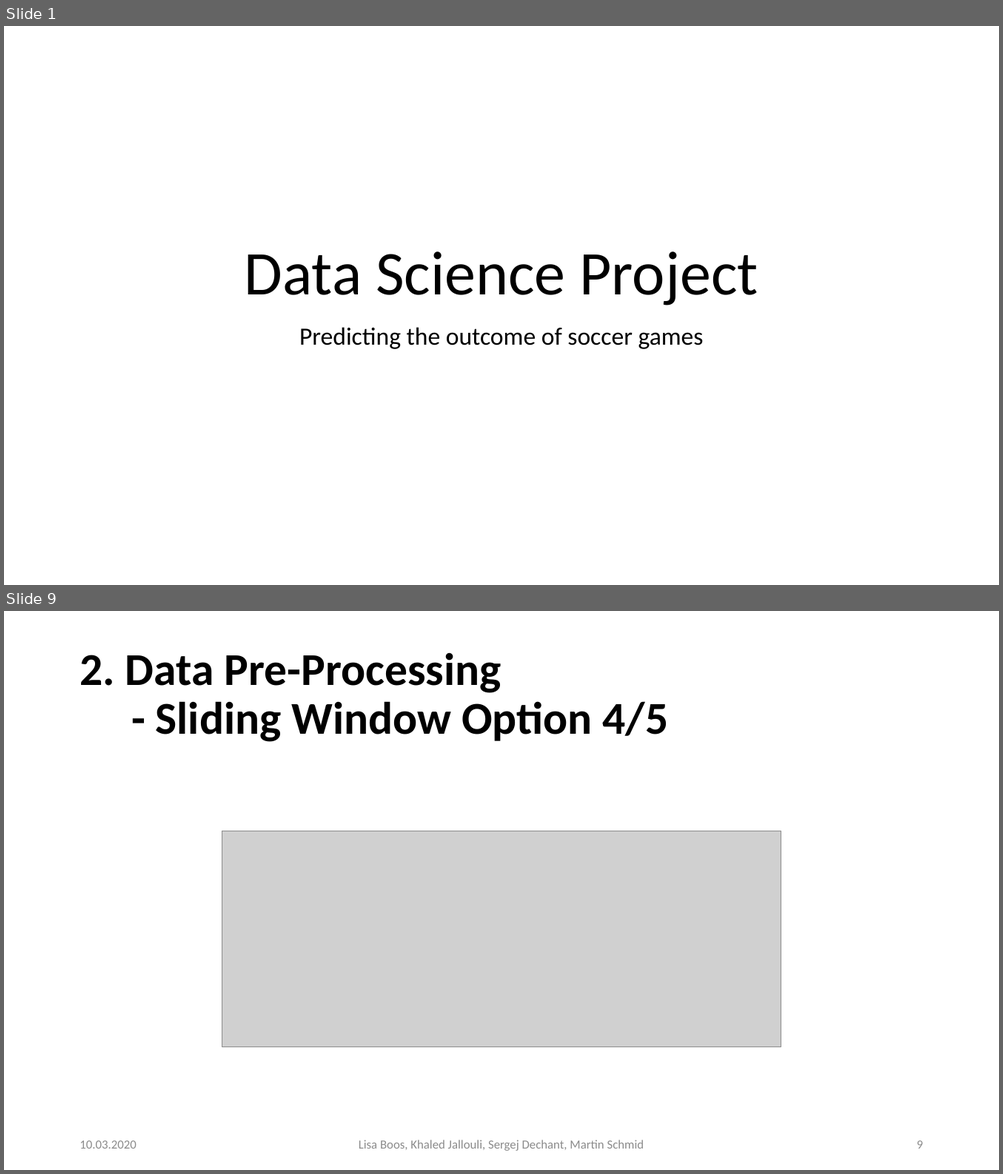
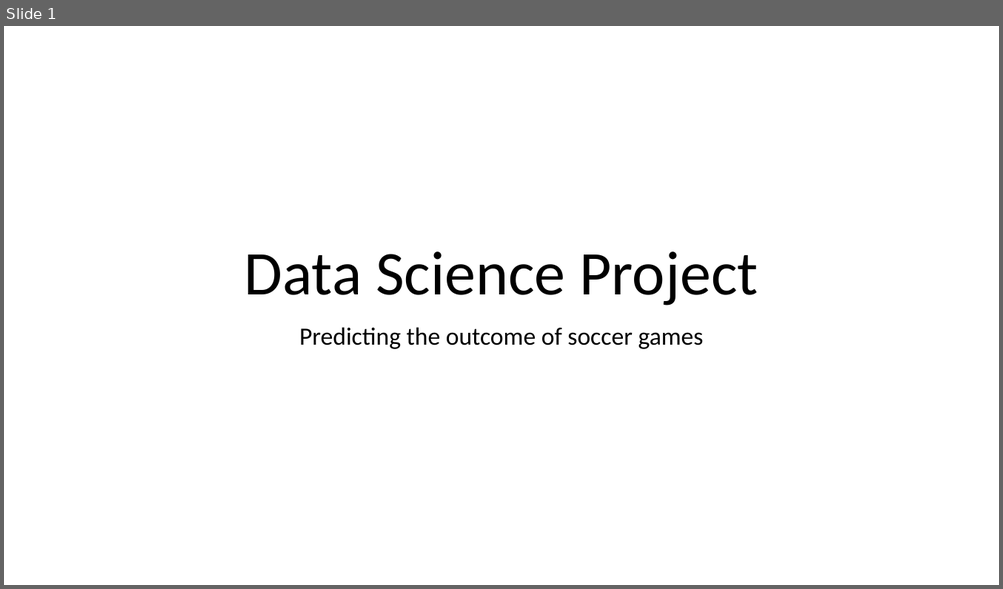
Before and after one commit to Khaledjallouli/project, a slide deck: presentationForFutureStudents/presentationFutureStudents.pptx. Shown one above the other, each under a label of ours: slides 1 and 9 before the commit, slide 1 after it; the slides between them are not shown. The pictures are 1003x1174 and 1003x589 pixels, drawn with LibreOffice and Linux fonts; fonts in the diff are those of the drawing; grey boxes stand for pictures; background and template pictures are left out. Boxes give left, top, right and bottom in pixels: in the first picture for what was removed or moved away, otherwise in the second. Text is boxed around its words. In the diff, an @@ line names an element or a change of style, - is before the commit and + after.

```diff
--- a/presentationForFutureStudents/presentationFutureStudents.pptx
+++ b/presentationForFutureStudents/presentationFutureStudents.pptx
@@ slide 9 removed at (x1=4, y1=611, x2=999, y2=1170), background #FFFFFF @@
@@ title removed at (x1=79, y1=652, x2=669, y2=742) @@
-2. Data Pre-Processing
-- Sliding Window Option 4/5
@@ picture removed at (x1=222, y1=832, x2=782, y2=1048) @@
@@ text removed at (x1=79, y1=1141, x2=136, y2=1149) @@
-10.03.2020
@@ text removed at (x1=358, y1=1140, x2=644, y2=1151) @@
-Lisa Boos, Khaled Jallouli, Sergej Dechant, Martin Schmid
@@ page number removed at (x1=916, y1=1141, x2=922, y2=1149) @@
-9
```
Also in this commit, not shown: 4 slides changed, 1 slide added, 17 other slides removed.
